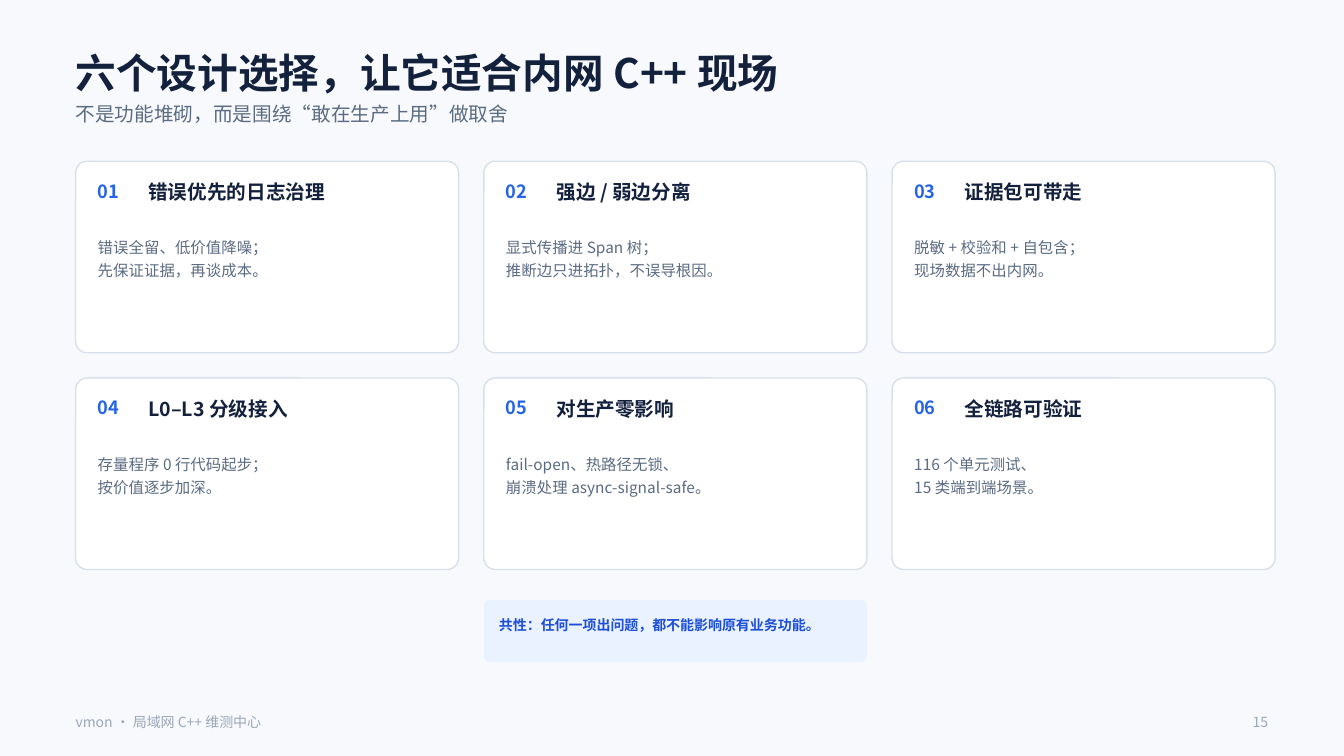
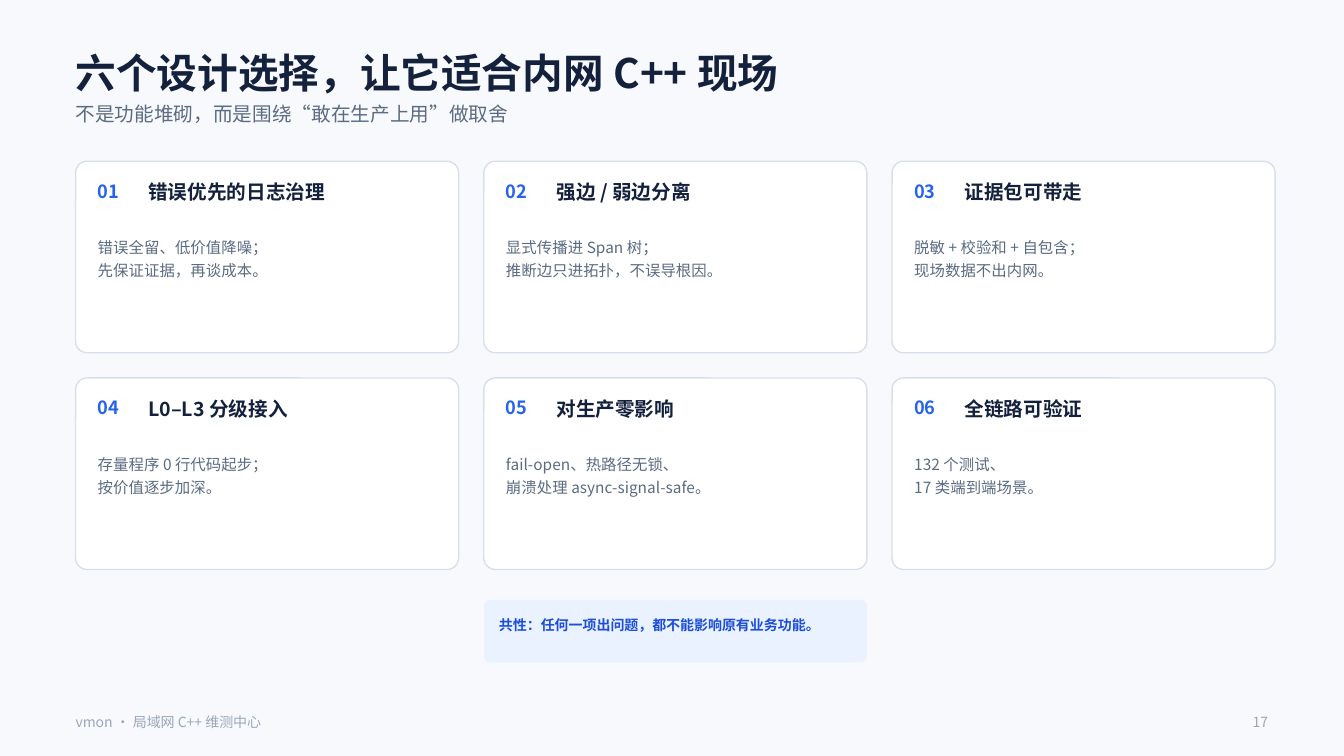
Before and after one commit to git163/CplusTrace, a slide deck: slide 17 of docs/presentation/vmon-intro.pptx (slide 15 before the commit). Drawn at 1344x756 pixels with LibreOffice and Linux fonts; fonts in the diff are those of the drawing. Boxes give left, top, right and bottom in pixels: in the first picture for what was removed or moved away, otherwise in the second. Text is boxed around its words. In the diff, an @@ line names an element or a change of style, - is before the commit and + after.

```diff
--- a/docs/presentation/vmon-intro.pptx
+++ b/docs/presentation/vmon-intro.pptx
@@ text at (914, 457, 1043, 494): text changed @@
-116 个单元测试、
-15 类端到端场景。
+132 个测试、
+17 类端到端场景。
@@ text at (1253, 717, 1269, 727): text changed @@
-15
+17
```
Also in this commit, not shown: 14 other slides changed, 4 slides added, 41 other files.
